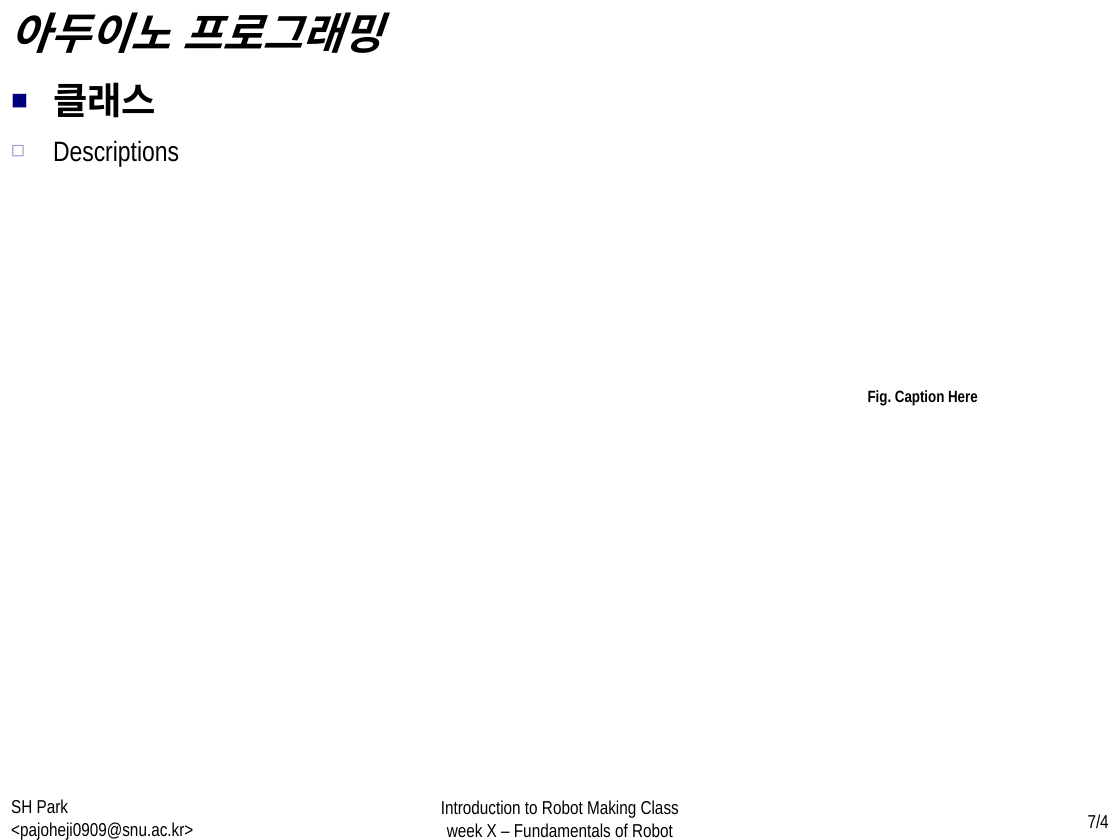
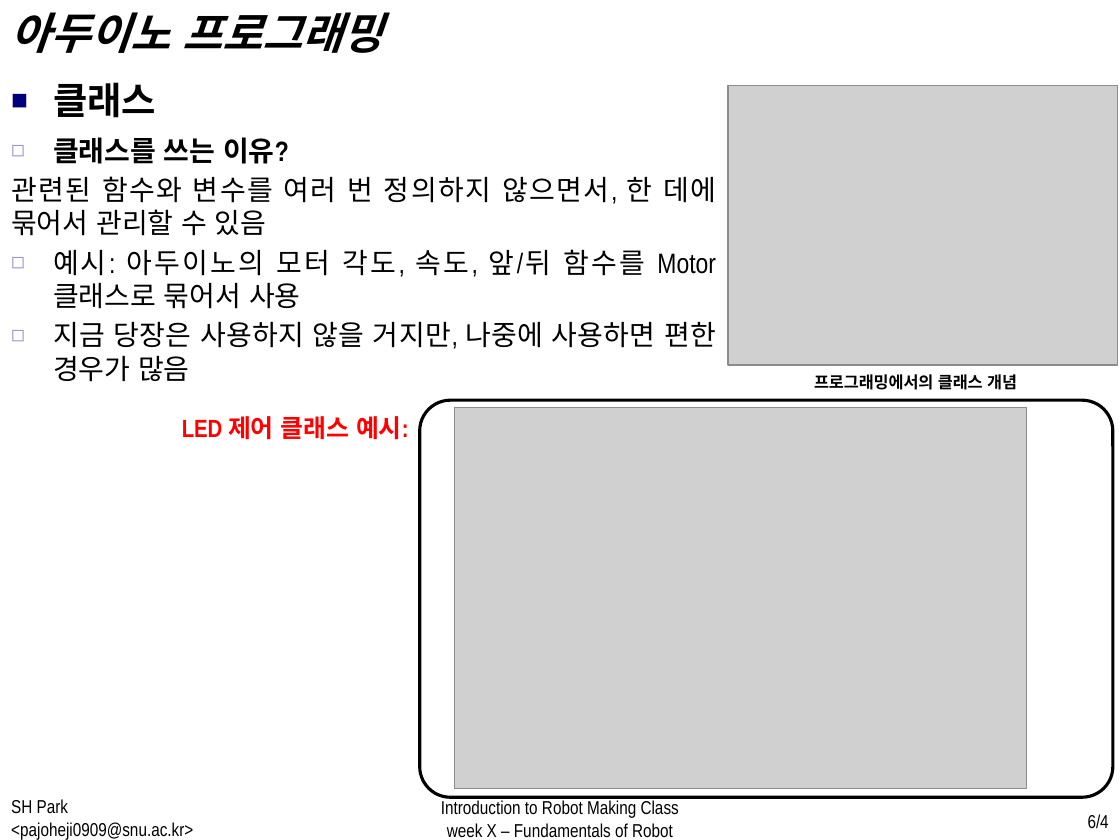
Before and after one commit to WhenTheyCry96/RobotTutorial, a slide deck: slide 6 of PPT/week2.pptx (slide 7 before the commit). Drawn at 1120x840 pixels with LibreOffice and Linux fonts; fonts in the diff are those of the drawing; grey boxes stand for pictures. Boxes give left, top, right and bottom in pixels: in the first picture for what was removed or moved away, otherwise in the second. Text is boxed around its words. In the diff, an @@ line names an element or a change of style, - is before the commit and + after.

```diff
--- a/PPT/week2.pptx
+++ b/PPT/week2.pptx
@@ picture added at <box>728,85,1118,365</box> @@
@@ text added at <box>11,137,716,382</box>, 18 pt, text #000000 @@
+  ◻ 클래스를 쓰는 이유?
+  관련된 함수와 변수를 여러 번 정의하지 않으면서, 한 데에 묶어서 관리할 수 있음
+  ◻ 예시: 아두이노의 모터 각도, 속도, 앞/뒤 함수를 Motor 클래스로 묶어서 사용
+  ◻ 지금 당장은 사용하지 않을 거지만, 나중에 사용하면 편한 경우가 많음
@@ text removed at <box>53,140,179,166</box> @@
-  ◻ Descriptions
@@ text at <box>814,374,1017,390</box>: text changed @@
-Fig. Caption Here
+프로그래밍에서의 클래스 개념
@@ text added at <box>182,416,409,440</box>, 16 pt, text #FF0000, bold @@
+LED 제어 클래스 예시:
@@ rounded rectangle added at <box>420,400,1113,797</box>, fill #FFFFFF, outline #000000 2 pt @@
@@ picture added at <box>455,408,1026,788</box> @@
@@ page number at <box>1088,814,1109,829</box>: text changed @@
-7/4
+6/4
```
Also in this commit, not shown: 11 other slides changed, 1 slide added, 2 slides removed, 2 other files.
